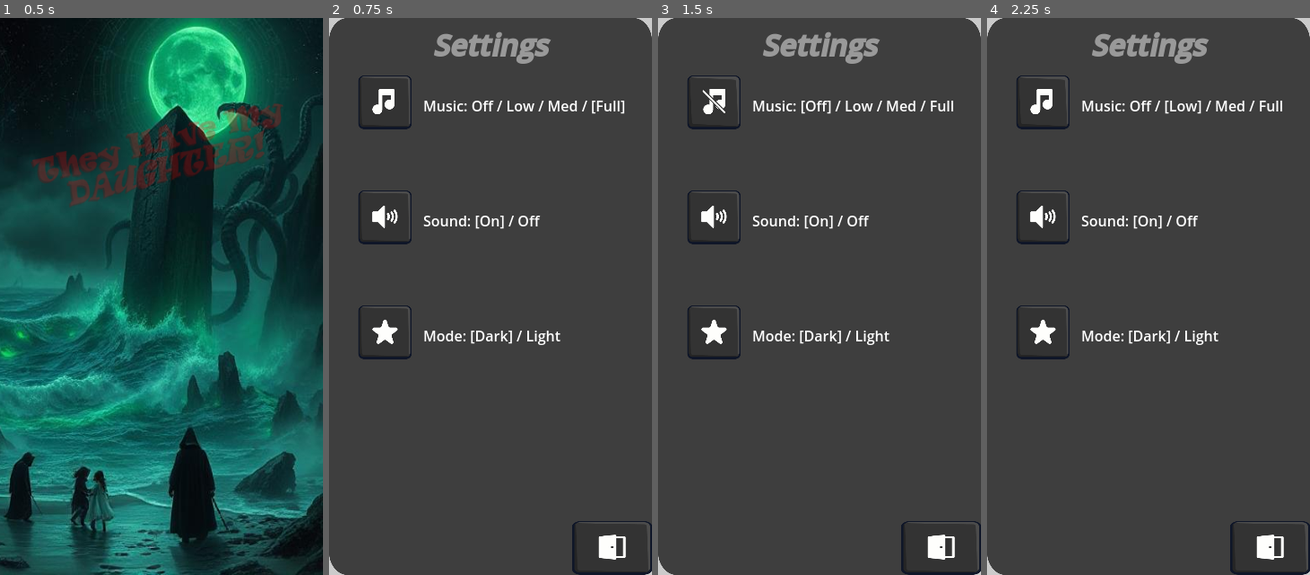
Above: before the commit, frames 1-4 (left to right).
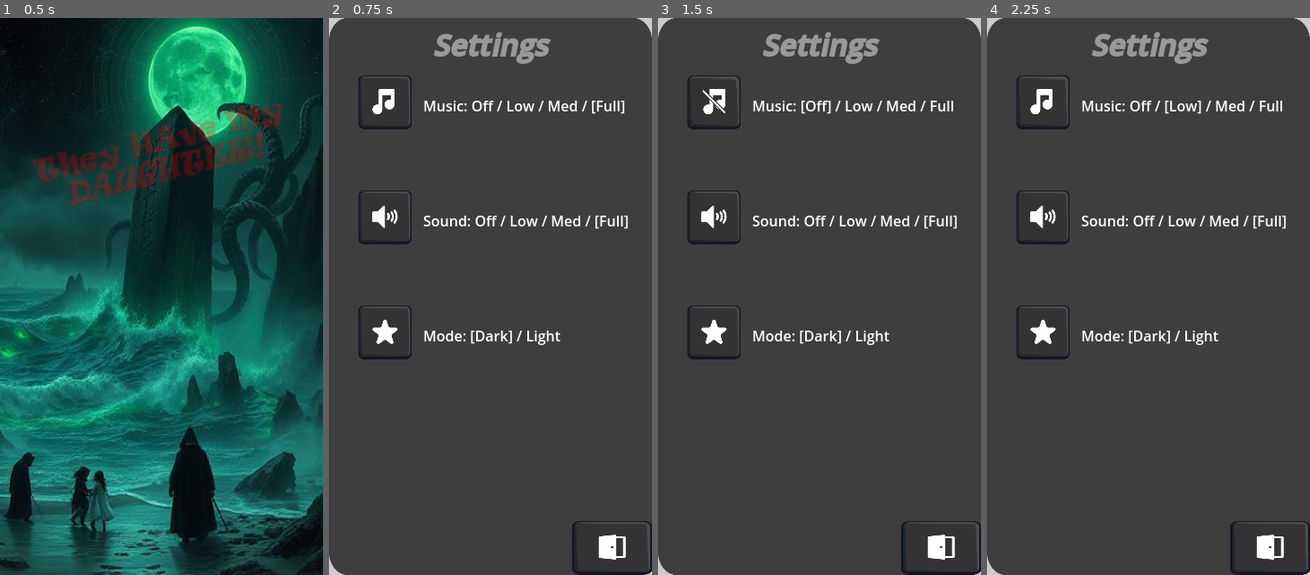
Above: after the commit, the same moments.

Repository: Ayelis/thmd
Game: Godot game, scene res://TitleScreen.tscn
Same seed, same stepped clock (60 frames per second), same inputs: the game is played once before the commit and once after it.
Inputs (mouse positions are in pixels of both pictures, inside the frame that each line leads up to):
- Up to frame 1 (0.5 s): no input
- Up to frame 2 (0.75 s): tap Enter (ui_accept) at 0.5 s; move the mouse to (561, 268) at 0.52 s
- Up to frame 3 (1.5 s): tap Enter (ui_accept) at 0.77 s; click "Music: Off / Low / Med / [Ful…" at 1.25 s
- Up to frame 4 (2.25 s): click "Music: [Off] / Low / Med / Fu…" at 2 s

Frame 1 is identical in both runs. In frame 2, 0.5% of the frame differs, in the area x 45-93%, y 35-38%; in frame 3, 0.5%; in frame 4, 0.5%.

Commit message:
Dialogue bug fix and Sound system improvements

Diff:
--- a/scripts/Dialogue.gd
+++ b/scripts/Dialogue.gd
@@ -1,4 +1,7 @@
 extends Control
+
+signal dialogue_opened
+signal dialogue_closed
 
 func _ready():
 	DialogueManager.set_dialogue_node(self)
@@ -15,8 +18,6 @@
 
 	# Start hidden
 	visible = false
-	#GameManager.NavBar.NavDisable.visible = false
-	#GameManager.NavBar.Nav.visible = true
 	print("Dialogue ready")
 
 func _on_dialogue_updated(text: String):
@@ -32,14 +33,12 @@
 		$Panel/Text.add_theme_color_override("default_color", Color(0, 0, 0))
 
 func _show():
-	#GameManager.NavBar.NavDisable.visible = true
-	#GameManager.NavBar.Nav.visible = false
 	visible = true
+	emit_signal("dialogue_opened")
 
 func _hide():
-	#GameManager.NavBar.NavDisable.visible = false
-	#GameManager.NavBar.Nav.visible = true
 	visible = false
+	emit_signal("dialogue_closed")
 	GameManager.emit_signal("dialogue_closed")  # Notify GameManager
 
 func _input(event):
--- a/scripts/GameManager.gd
+++ b/scripts/GameManager.gd
@@ -55,6 +55,7 @@
 var endings := {}
 var dialogs := {}
 var rooms := {}
+
 func apply_theme_to_buttons(theme: Theme):
 	print("Button count: ", get_tree().get_nodes_in_group("ui_button").size())
 	for button in get_tree().get_nodes_in_group("ui_button"):
--- a/scripts/Global.gd
+++ b/scripts/Global.gd
@@ -6,11 +6,13 @@
 
 var music_volume_levels := [-80.0, -10.0, -5.0, 0.0]  # Mute, 33%, 66%, 100%
 var current_volume_index := 3  # Start at 100% volume
+var sound_volume_levels := [-80.0, -10.0, -5.0, 0.0]  # Mute, 33%, 66%, 100%
+var current_sound_index := 3  # Start at 100% volume
 var silenced := false  # Default: Music stopped
 var muted := false  # Default: Sound stopped
 
-signal music_changed(is_silenced: bool)
-signal sound_changed(is_muted: bool)
+signal music_changed()
+signal sound_changed()
 signal theme_changed(is_dark_mode: bool)
 
 func toggle_music():
@@ -27,13 +29,26 @@
 			# If we reached mute level, set silenced flag
 			silenced = true
 		AudioManager.music_player.volume_db = music_volume_levels[current_volume_index]
-	music_changed.emit(silenced)
+	music_changed.emit()
 	print("Music volume: ", music_volume_levels[current_volume_index], " dB (Silenced: ", silenced, ")")
 
 func toggle_sound():
-	muted = !muted
-	AudioManager.toggle_sfx_mute(muted)
-	sound_changed.emit(muted)
+	if muted:
+		# If currently muted, unmute at last volume level
+		muted = false
+		AudioServer.set_bus_mute(AudioManager.SFX_BUS_ID, false)
+		current_sound_index = (current_sound_index + 1) % sound_volume_levels.size()
+		AudioServer.set_bus_volume_db(AudioManager.SFX_BUS_ID, sound_volume_levels[current_sound_index])
+	else:
+		# Cycle through volume levels
+		current_sound_index = (current_sound_index + 1) % sound_volume_levels.size()
+		if current_sound_index == 0:
+			# If we reached mute level, set muted flag
+			muted = true
+			AudioServer.set_bus_mute(AudioManager.SFX_BUS_ID, true)
+		else:
+			AudioServer.set_bus_volume_db(AudioManager.SFX_BUS_ID, sound_volume_levels[current_sound_index])
+	sound_changed.emit()
 	print("SFX muted: ", muted)
 
 func toggle_theme():
--- a/scripts/UI.gd
+++ b/scripts/UI.gd
@@ -4,13 +4,23 @@
 @onready var rooms = $Rooms  # Your actual path to rooms container
 
 func _ready():
+	var dialogue = get_node("../Dialogue") # Adjust path as needed
+	dialogue.connect("dialogue_opened", Callable(self, "_on_dialogue_opened"))
+	dialogue.connect("dialogue_closed", Callable(self, "_on_dialogue_closed"))
 	GameManager.room_changed.connect(_on_room_changed)
-
 	# Initialize UI
 	update_ui()
 	connect_buttons()
 	# Load initial room
 	GameManager.change_room("Home")
+
+func _on_dialogue_opened():
+	$NavBar/Buttons/Nav.visible = false
+	$NavBar/Buttons/NavDisable.visible = true
+
+func _on_dialogue_closed():
+	$NavBar/Buttons/Nav.visible = true
+	$NavBar/Buttons/NavDisable.visible = false
 
 func _on_room_changed(room_name: String):
 	# Hide all rooms first
--- a/scripts/settings.gd
+++ b/scripts/settings.gd
@@ -3,7 +3,7 @@
 
 var button_textures := {
 	"Music": ["Music-On", "Music-Off"],
-	"Sound": ["Sound-3", "Sound-0"],
+	"Sound": ["Sound-3", "Sound-2", "Sound-1", "Sound-0"],
 	"Light": ["Star", "Star"],
 	"Exit": ["Exit", "Exit"],
 }
@@ -14,8 +14,8 @@
 	Global.music_changed.connect(_update_music_ui)
 	Global.sound_changed.connect(_update_sfx_ui)
 	Global.theme_changed.connect(_update_theme)
-	_update_music_ui(Global.silenced)
-	_update_sfx_ui(Global.muted)
+	_update_music_ui()
+	_update_sfx_ui()
 	_update_theme(Global.dark_mode)
 
 	# Connect button signals
@@ -24,10 +24,9 @@
 	$Panel/Sound.pressed.connect(_on_sound_pressed)
 	$Panel/Light.pressed.connect(_on_light_pressed)
 
-func _update_music_ui(is_silenced: bool):
+func _update_music_ui():
 	var volume_text := ""
 	var current_volume = Global.current_volume_index
-
 	# Create the volume string with highlighted current level
 	for i in range(4):
 		var volume_level = ["Off", "Low", "Med", "Full"][i]
@@ -37,12 +36,22 @@
 			volume_text += volume_level
 		if i < 3:  # Add separators between items
 			volume_text += " / "
-
 	$Panel/Music/Label.text = "Music: %s" % volume_text
 	update_buttons(Global.dark_mode)
 
-func _update_sfx_ui(is_muted: bool):
-	$Panel/Sound/Label.text = "Sound: %s" % ("On / [Off]" if is_muted else "[On] / Off")
+func _update_sfx_ui():
+	var volume_text := ""
+	var current_volume = Global.current_sound_index
+	# Create the volume string with highlighted current level
+	for i in range(4):
+		var volume_level = ["Off", "Low", "Med", "Full"][i]
+		if i == current_volume:
+			volume_text += "[%s]" % volume_level
+		else:
+			volume_text += volume_level
+		if i < 3:  # Add separators between items
+			volume_text += " / "
+	$Panel/Sound/Label.text = "Sound: %s" % volume_text
 	update_buttons(Global.dark_mode)
 
 func _update_theme(is_dark_mode: bool):
@@ -76,7 +85,9 @@
 			if button_name == "Music" && Global.silenced:
 				which = 1
 			if button_name == "Sound" && Global.muted:
-				which = 1
+				which = 3
+			elif button_name == "Sound" && Global.current_sound_index>0:
+				which = abs(Global.current_sound_index - 3)
 			button.texture_normal = load("%s/%sDefault/%s@4x.png" % [loc, theme_folder, textures[which]])
 			button.texture_hover = load("%s/%sHover/%s@4x.png" % [loc, theme_folder, textures[which]])
 			button.texture_pressed = button.texture_hover
Binary file changed: assets/UI/Square-Dark-Default/Sound-2@4x.png
Binary file changed: assets/UI/Square-Dark-Hover/Sound-2@4x.png
Binary file changed: assets/UI/Square-Light-Default/Sound-2@4x.png
Binary file changed: assets/UI/Square-Light-Hover/Sound-2@4x.png
